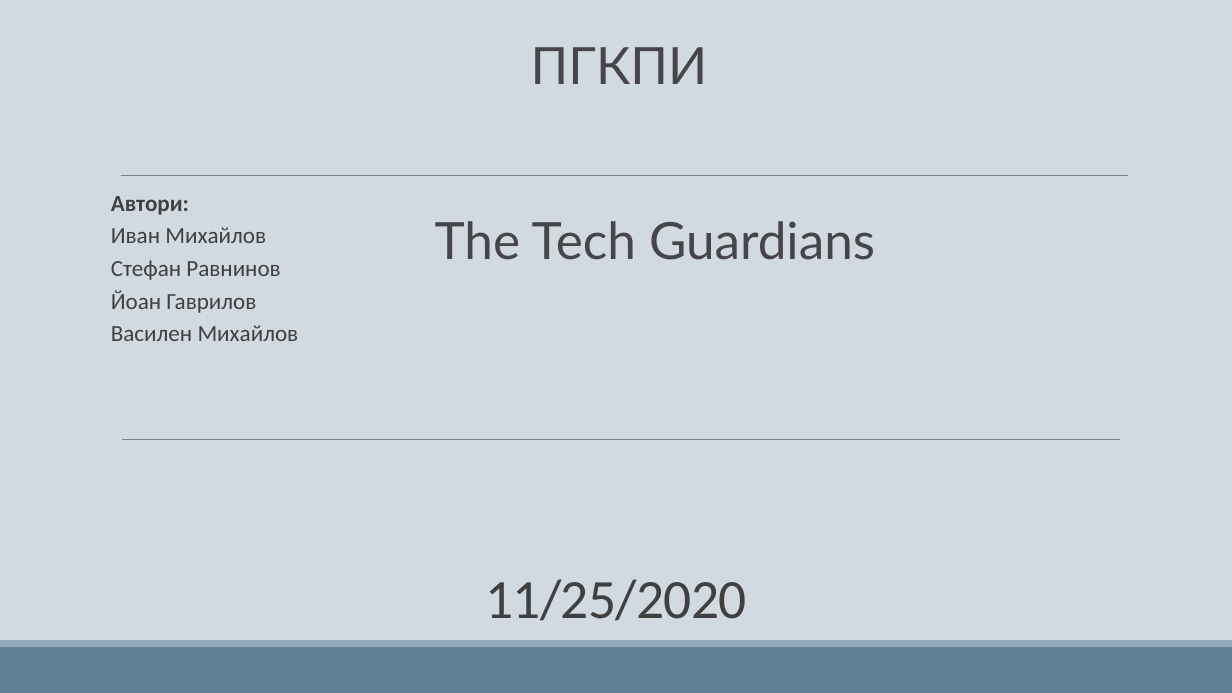
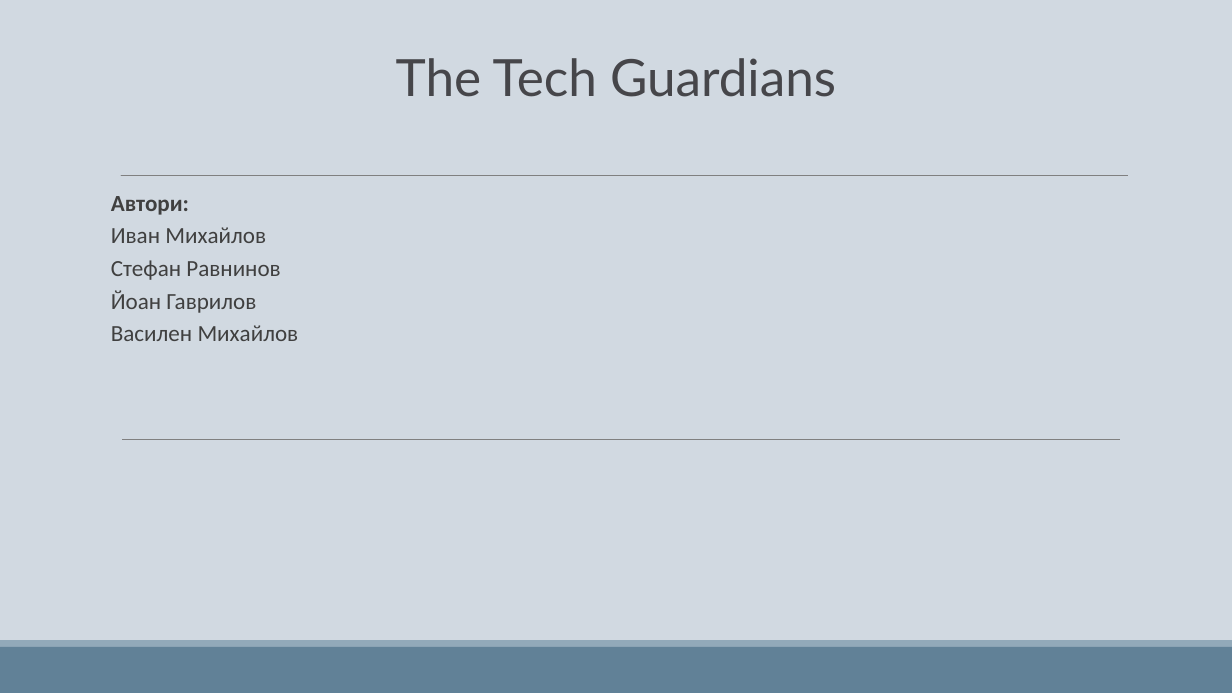
Before and after one commit to INMihaylov19/Game-Project, a slide deck: slide 1 of Presentation.pptx. Drawn at 1232x693 pixels with LibreOffice and Linux fonts; fonts in the diff are those of the drawing; background and template pictures are left out. Boxes give left, top, right and bottom in pixels: in the first picture for what was removed or moved away, otherwise in the second. Text is boxed around its words. In the diff, an @@ line names an element or a change of style, - is before the commit and + after.

```diff
--- a/Presentation.pptx
+++ b/Presentation.pptx
@@ text "The Tech Guardians": place and size @@
-text "The Tech Guardians" at [435,221,875,260]
+text "The Tech Guardians" at [396,58,836,97]
@@ text removed at [531,47,708,84] @@
-ПГКПИ
@@ title removed at [485,579,747,621] @@
-11/25/2020
```
